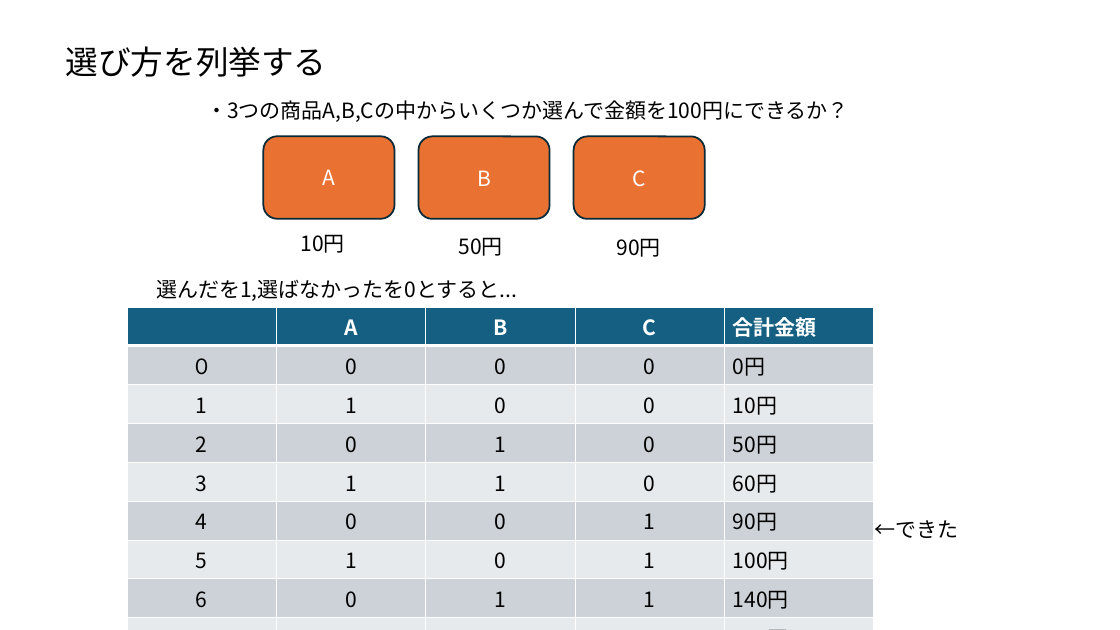
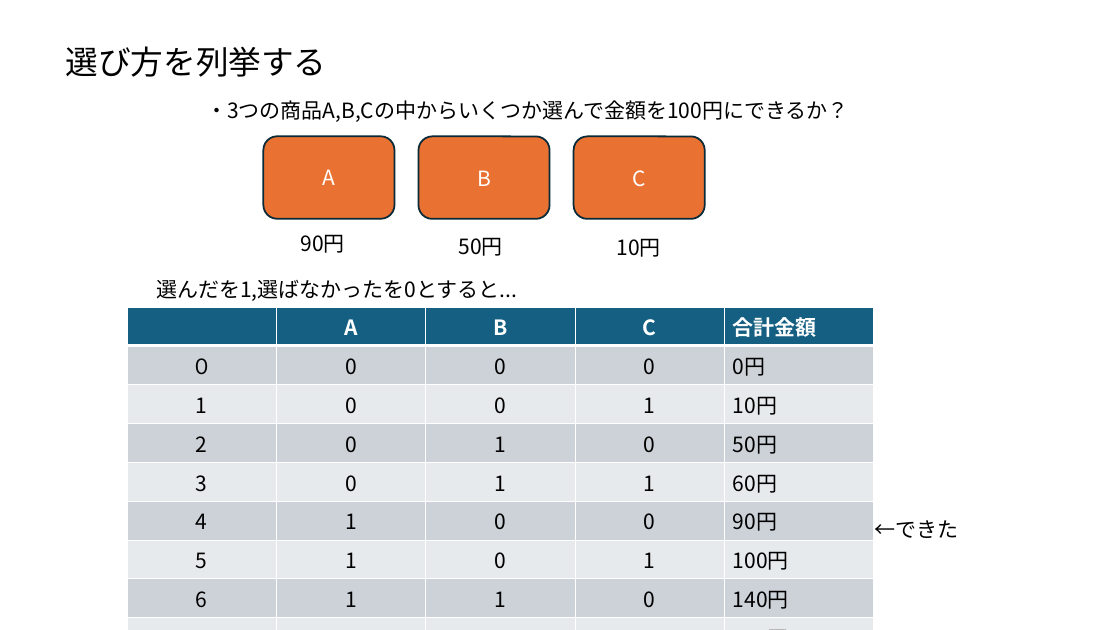
Before and after one commit to triC-tmu/workshop_2024, a slide deck: slide 4 of 20240331_bit全探索_bitDP/bit全探索_bitDP.pptx. Drawn at 1120x630 pixels with LibreOffice and Linux fonts; fonts in the diff are those of the drawing. Boxes give left, top, right and bottom in pixels: in the first picture for what was removed or moved away, otherwise in the second. Text is boxed around its words. In the diff, an @@ line names an element or a change of style, - is before the commit and + after.

```diff
--- a/20240331_bit全探索_bitDP/bit全探索_bitDP.pptx
+++ b/20240331_bit全探索_bitDP/bit全探索_bitDP.pptx
@@ text at (300, 234, 344, 253): text changed @@
-10円
+90円
@@ text at (617, 238, 661, 257): text changed @@
-90円
+10円
@@ table at (127, 308, 875, 617) @@
-row 3, column 2: 1
+row 3, column 2: 0
-row 3, column 4: 0
+row 3, column 4: 1
-row 5, column 2: 1
+row 5, column 2: 0
-row 5, column 4: 0
+row 5, column 4: 1
-row 6, column 2: 0
+row 6, column 2: 1
-row 6, column 4: 1
+row 6, column 4: 0
-row 8, column 2: 0
+row 8, column 2: 1
-row 8, column 4: 1
+row 8, column 4: 0
```
Also in this commit, not shown: 4 other slides changed, 1 slide added, 1 slide removed, 2 other files.
